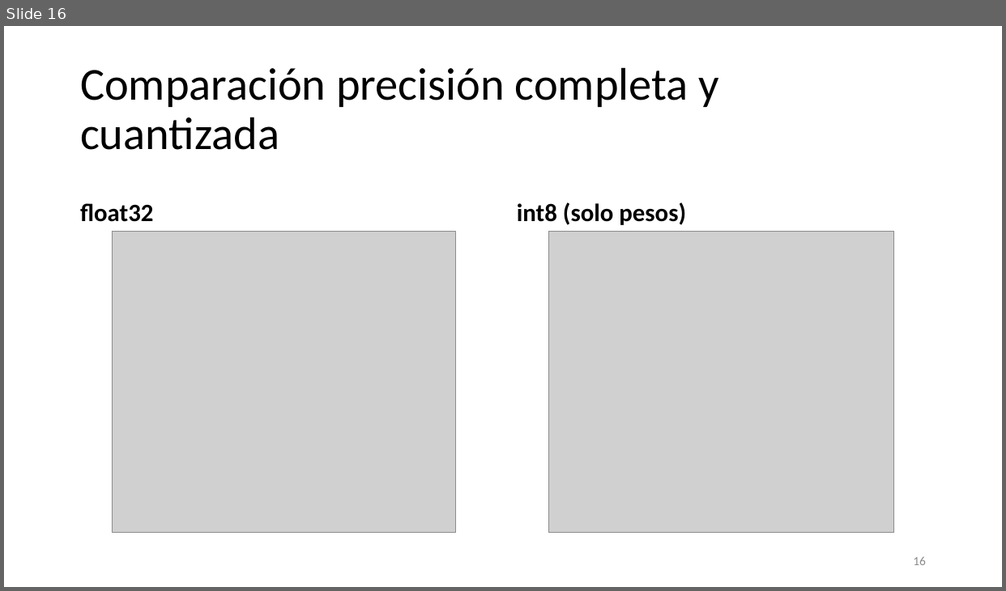
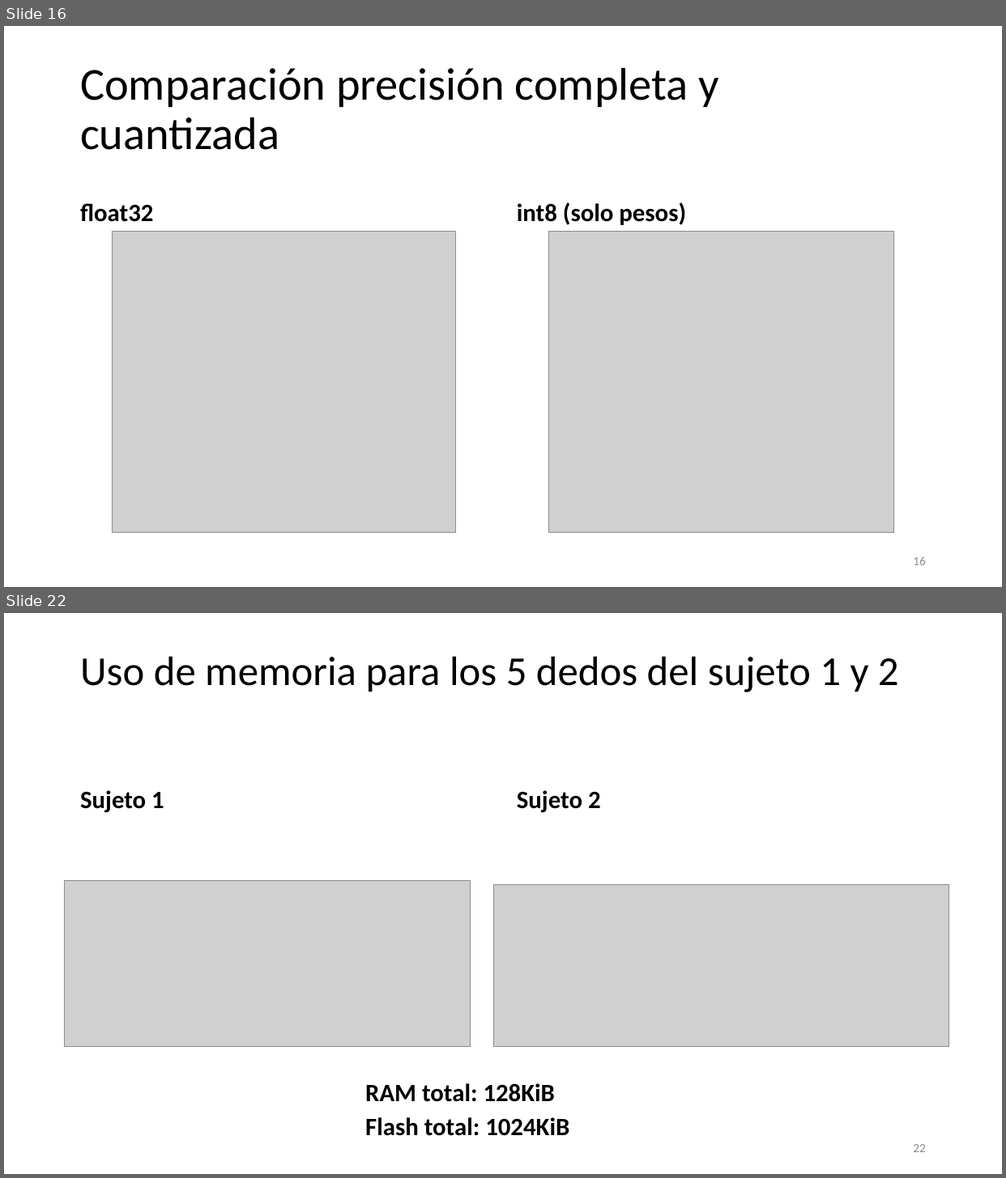
Before and after one commit to Daivd093/EdgeAI4BionicControl, a slide deck: Edge Computing para Control Biónico con Señales Cerebrales.pptx. Shown one above the other, each under a label of ours: slide 16 before the commit, slides 16 and 22 after it; the slides between them are not shown. The pictures are 1006x591 and 1006x1178 pixels, drawn with LibreOffice and Linux fonts; fonts in the diff are those of the drawing; grey boxes stand for pictures. Boxes give left, top, right and bottom in pixels: in the first picture for what was removed or moved away, otherwise in the second. Text is boxed around its words. In the diff, an @@ line names an element or a change of style, - is before the commit and + after.

```diff
--- a/Edge Computing para Control Biónico con Señales Cerebrales.pptx
+++ b/Edge Computing para Control Biónico con Señales Cerebrales.pptx
@@ slide 22 added at <box>4,613,1002,1174</box>, background #FFFFFF @@
@@ title added at <box>80,656,899,692</box>, 39.6 pt, text #000000 @@
+Uso de memoria para los 5 dedos del sujeto 1 y 2
@@ text added at <box>80,790,164,813</box>, 24 pt, text #000000, bold @@
+Sujeto 1
@@ text added at <box>517,790,601,813</box>, 24 pt, text #000000, bold @@
+Sujeto 2
@@ picture added at <box>64,880,470,1046</box> @@
@@ picture added at <box>494,884,949,1046</box> @@
@@ text added at <box>365,1084,569,1136</box>, 24 pt, text #000000, bold @@
+RAM total: 128KiB
+Flash total: 1024KiB
@@ page number added at <box>913,1144,926,1152</box>, 12 pt, text #8C8C8C @@
+22
```
Also in this commit, not shown: 5 other slides added, 52 other files.
